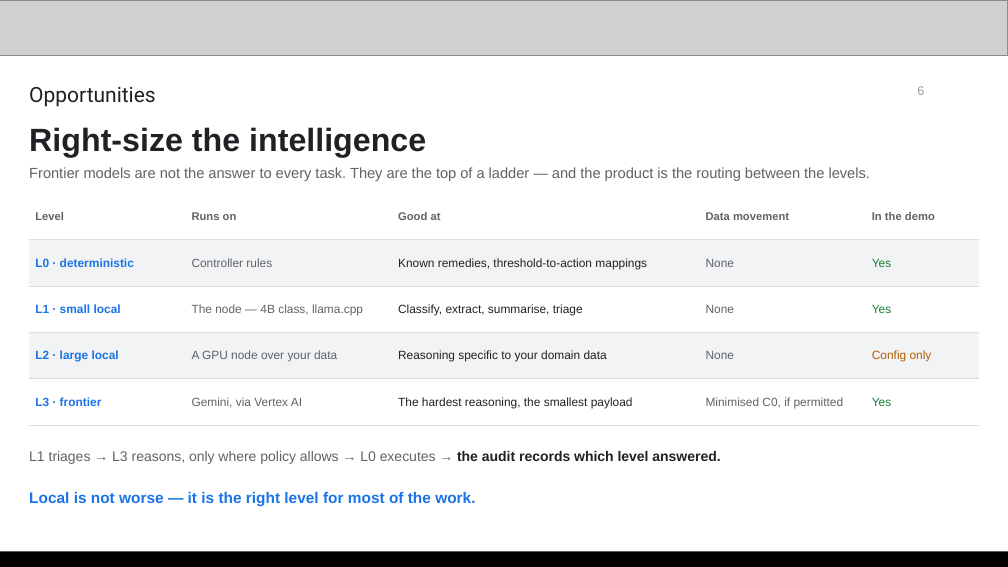
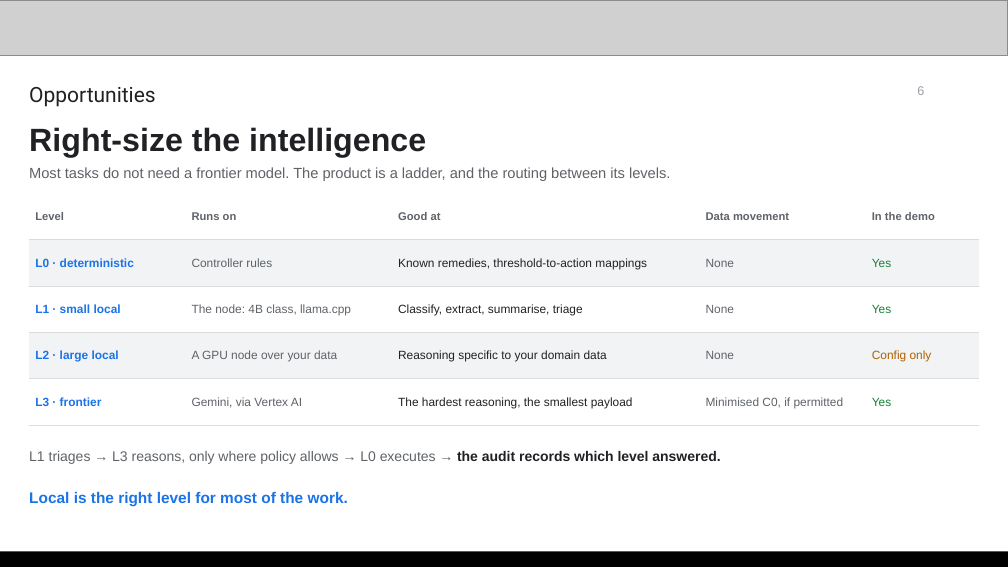
Before and after one commit to yanksyoon/termini, a slide deck: slide 6 of deck/v3/termini-deck-v3.pptx. Drawn at 1008x567 pixels with LibreOffice and Linux fonts; fonts in the diff are those of the drawing; grey boxes stand for pictures. Boxes give left, top, right and bottom in pixels: in the first picture for what was removed or moved away, otherwise in the second. Text is boxed around its words. In the diff, an @@ line names an element or a change of style, - is before the commit and + after.

```diff
--- a/deck/v3/termini-deck-v3.pptx
+++ b/deck/v3/termini-deck-v3.pptx
@@ text at [29, 167, 670, 181]: text changed @@
-Frontier models are not the answer to every task. They are the top of a ladder — and the product is the routing between the levels.
+Most tasks do not need a frontier model. The product is a ladder, and the routing between its levels.
@@ table at [29, 194, 979, 425] @@
-row 3, column 2: The node — 4B class, llama.cpp
+row 3, column 2: The node: 4B class, llama.cpp
@@ text at [29, 492, 348, 507]: text changed @@
-Local is not worse — it is the right level for most of the work.
+Local is the right level for most of the work.
```
Also in this commit, not shown: 15 other slides changed, 2 other files.
